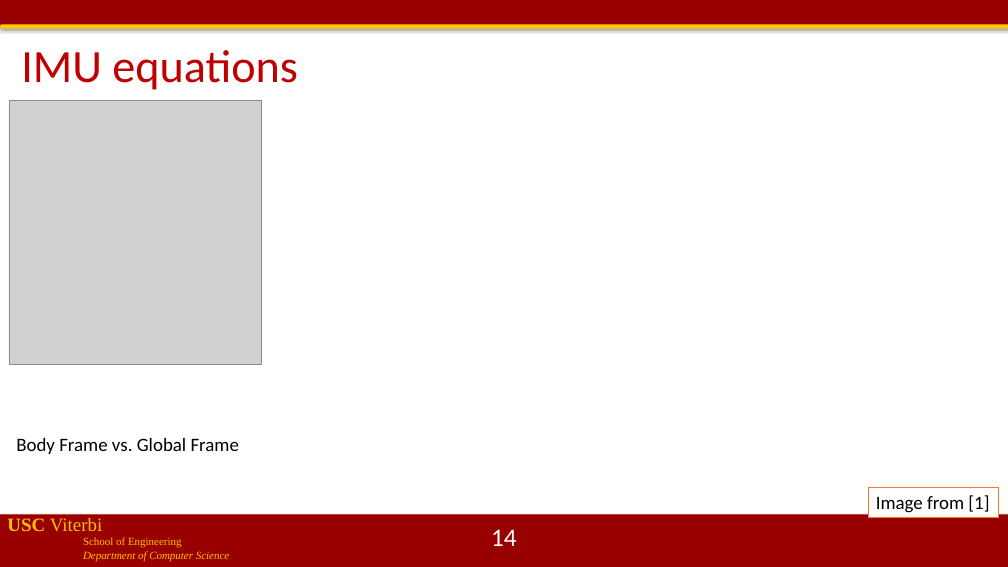
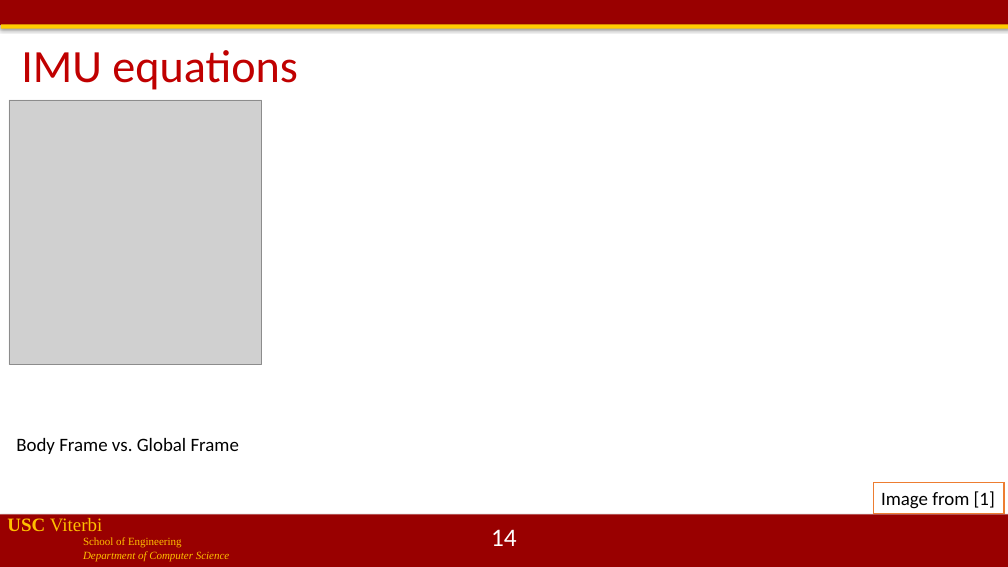
Before and after one commit to jdeshmukh/jdeshmukh.github.io, a slide deck: slide 14 of teaching/cs513-autocps-fall-2020/lecture11-SensingPerception.pptx. Drawn at 1008x567 pixels with LibreOffice and Linux fonts; fonts in the diff are those of the drawing; grey boxes stand for pictures; background and template pictures are left out. Boxes give left, top, right and bottom in pixels: in the first picture for what was removed or moved away, otherwise in the second. Text is boxed around its words. In the diff, an @@ line names an element or a change of style, - is before the commit and + after.

```diff
--- a/teaching/cs513-autocps-fall-2020/lecture11-SensingPerception.pptx
+++ b/teaching/cs513-autocps-fall-2020/lecture11-SensingPerception.pptx
@@ rectangle "Image from [1]": place and size @@
-rectangle "Image from [1]" at (869,487,999,517)
+rectangle "Image from [1]" at (874,483,1004,513)
```
Also in this commit, not shown: 7 other slides changed.
